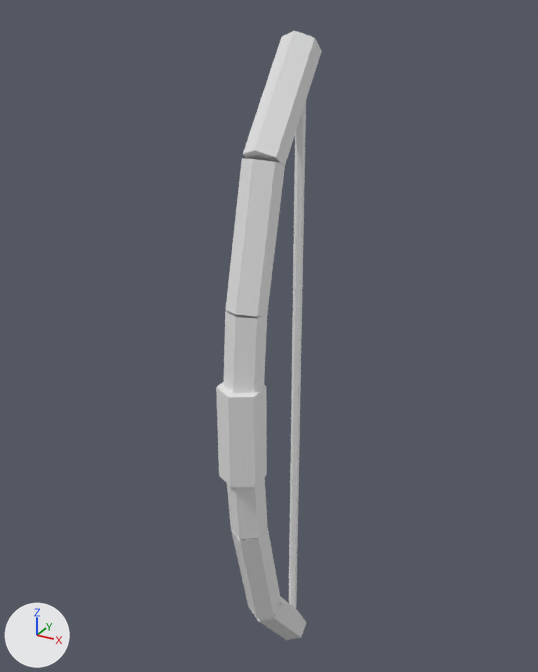
The glTF model tools/render/models/burgwacht/bow.glb: old version first, new version second.
The view is the same before and after, from a camera (50 mm lens) standing at (0.59, -1.084, 0.683) and looking at (-0.026, 0.035, 0.124). Every picture has the same lights, and +X, +Y and +Z are marked at lower left. The picture after the commit comes second. Where no turn or scale is listed for an object, it has been applied to the vertices.

Objects in the first picture: 'Bogenholz', 'Bogenholz.001', 'Bogenholz.002', 'Bogenholz.003', 'Bogenholz.004', 'Bogenholz.005', 'Griff', 'Sehne_Oben', 'Sehne_Unten'.
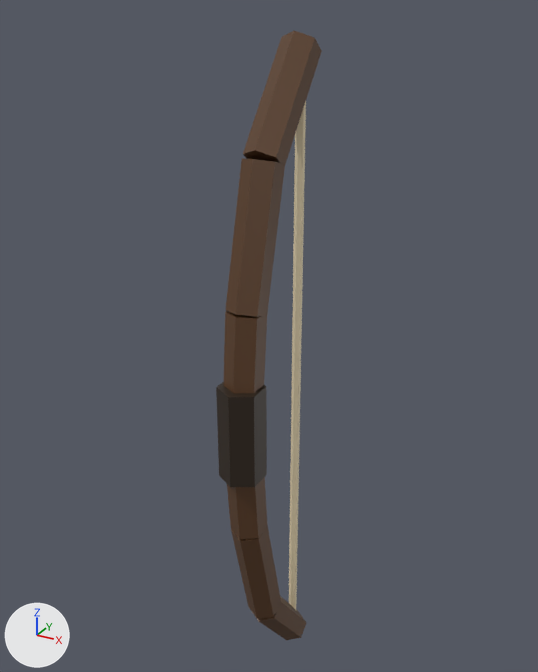
Patch to the scene script:
```diff
--- a/tools/render/models/burgwacht/bow.glb.py
+++ b/tools/render/models/burgwacht/bow.glb.py
@@ mat_bogenholz @@
 mat_bogenholz = principled_material('Bogenholz')
-mat_bogenholz.base_color = (0.8, 0.8, 0.8)  # white #e7e7e7
+mat_bogenholz.base_color = (0.107, 0.047, 0.0174)  # brown #5c3d24
@@ mat_griff @@
 mat_griff = principled_material('Griff')
-mat_griff.base_color = (0.8, 0.8, 0.8)  # white #e7e7e7
+mat_griff.base_color = (0.0272, 0.0153, 0.00719)  # brown #2e2114
@@ mat_sehne_oben @@
 mat_sehne_oben = principled_material('Sehne_Oben')
-mat_sehne_oben.base_color = (0.8, 0.8, 0.8)  # white #e7e7e7
+mat_sehne_oben.base_color = (0.787, 0.674, 0.448)  # beige #e5d6b3
@@ mat_sehne_unten @@
 mat_sehne_unten = principled_material('Sehne_Unten')
-mat_sehne_unten.base_color = (0.8, 0.8, 0.8)  # white #e7e7e7
+mat_sehne_unten.base_color = (0.787, 0.674, 0.448)  # beige #e5d6b3
```

Where the change shows, as pixel boxes [x1, y1, x2, y2] in the pictures (538 x 672 px):
'Bogenholz.004', recoloured (white to brown)
    both: [226, 158, 285, 317]
'Bogenholz.005', recoloured (white to brown)
    both: [243, 31, 322, 164]
'Griff', recoloured (darker)
    both: [216, 382, 267, 487]
'Bogenholz.003', recoloured (white to brown)
    both: [223, 311, 267, 393]
'Bogenholz.001', recoloured (white to brown)
    both: [231, 527, 281, 618]
'Sehne_Oben', recoloured (white to beige)
    both: [292, 102, 306, 386]
'Bogenholz.002', recoloured (white to brown)
    both: [227, 477, 268, 539]
'Sehne_Unten', recoloured (white to beige)
    both: [289, 384, 301, 610]
'Bogenholz', recoloured (white to brown)
    both: [250, 596, 307, 640]
